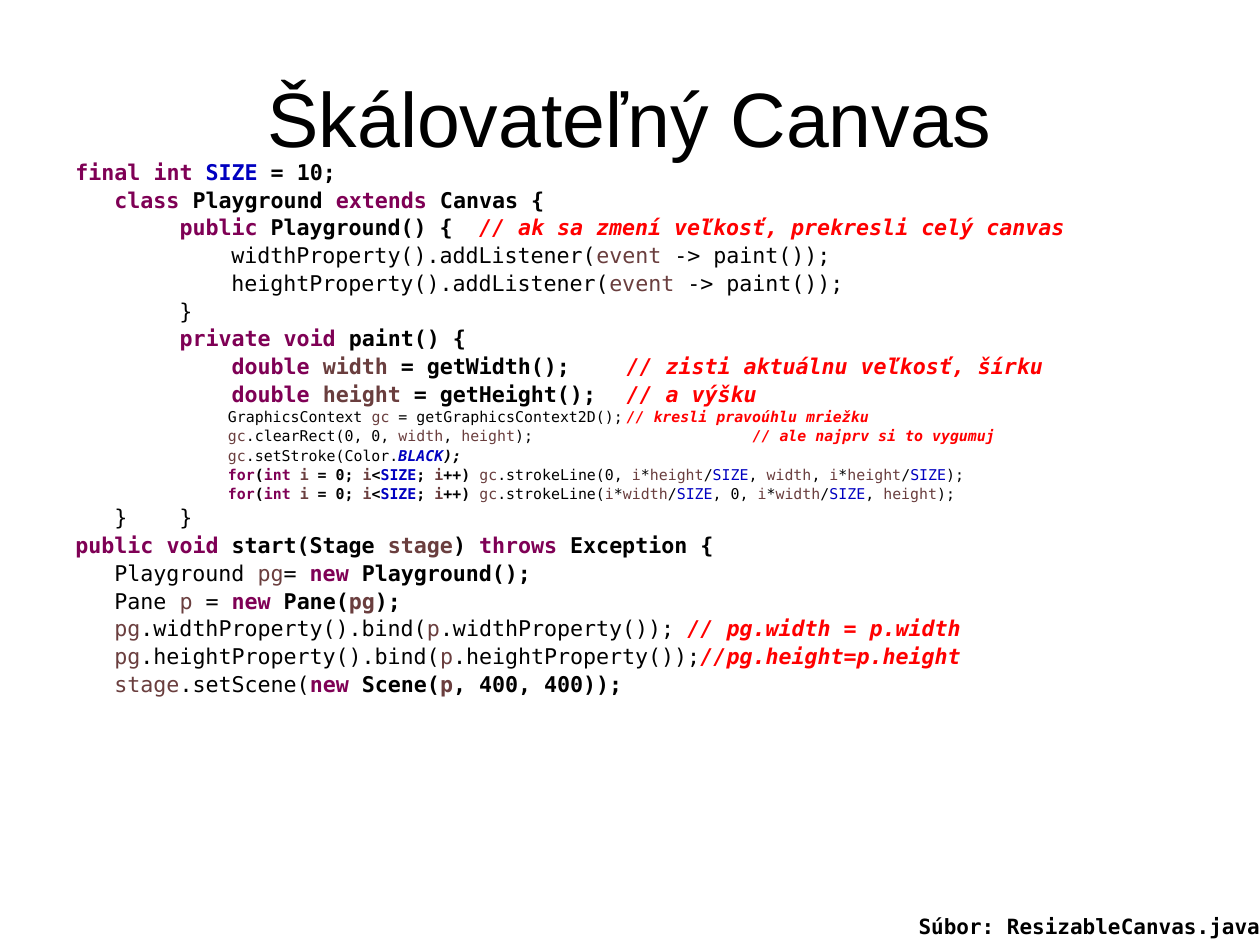
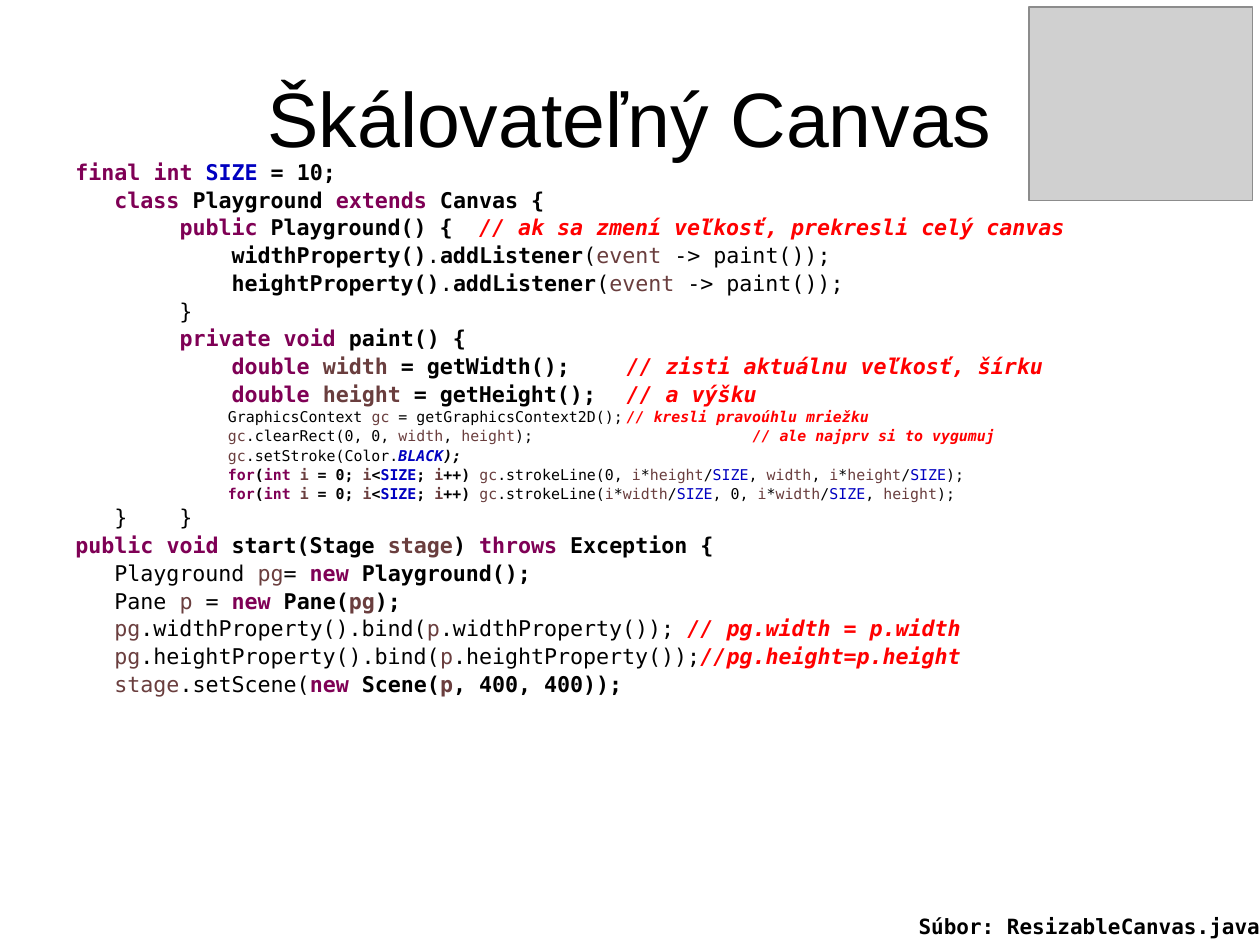
Before and after one commit to Programovanie4/Prednasky, a slide deck: slide 12 of 12/12_java.ppt (slide 13 before the commit). Drawn at 1260x945 pixels with LibreOffice and Linux fonts; fonts in the diff are those of the drawing; grey boxes stand for pictures. Boxes give left, top, right and bottom in pixels: in the first picture for what was removed or moved away, otherwise in the second. Text is boxed around its words. In the diff, an @@ line names an element or a change of style, - is before the commit and + after.

```diff
--- a/12/12_java.ppt
+++ b/12/12_java.ppt
@@ picture added at bbox=[1029, 8, 1252, 202] @@
@@ text at bbox=[232, 245, 843, 296]: bold on in "widthProperty().addListener(event", "heightProperty().addListener(event" @@
```
Also in this commit, not shown: 5 other slides changed, 7 slides added, 22 slides removed, 5 other files.
